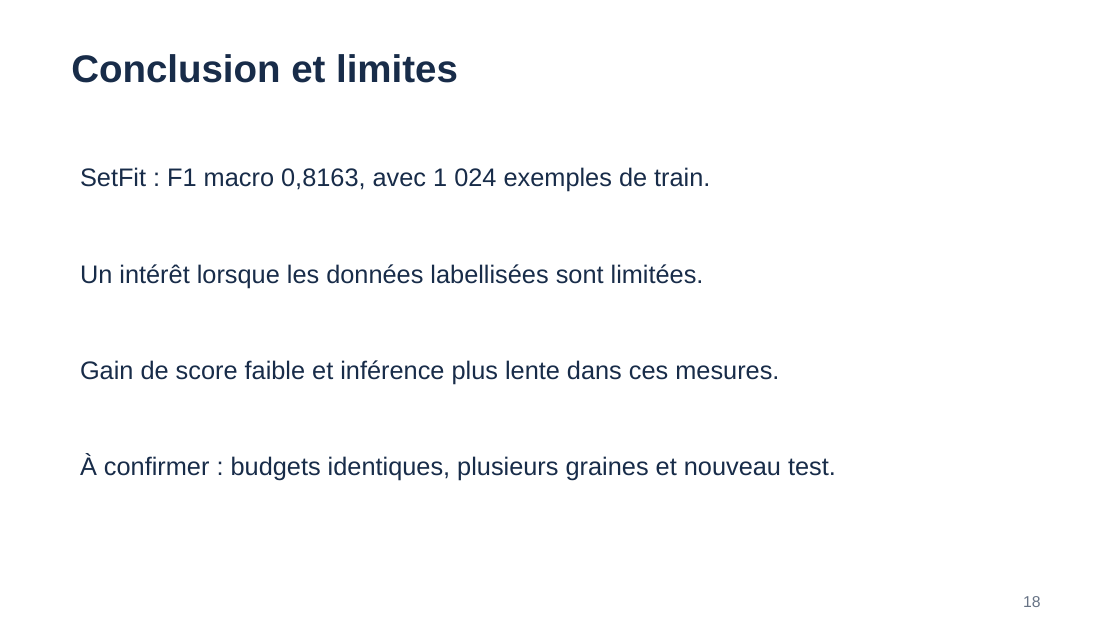
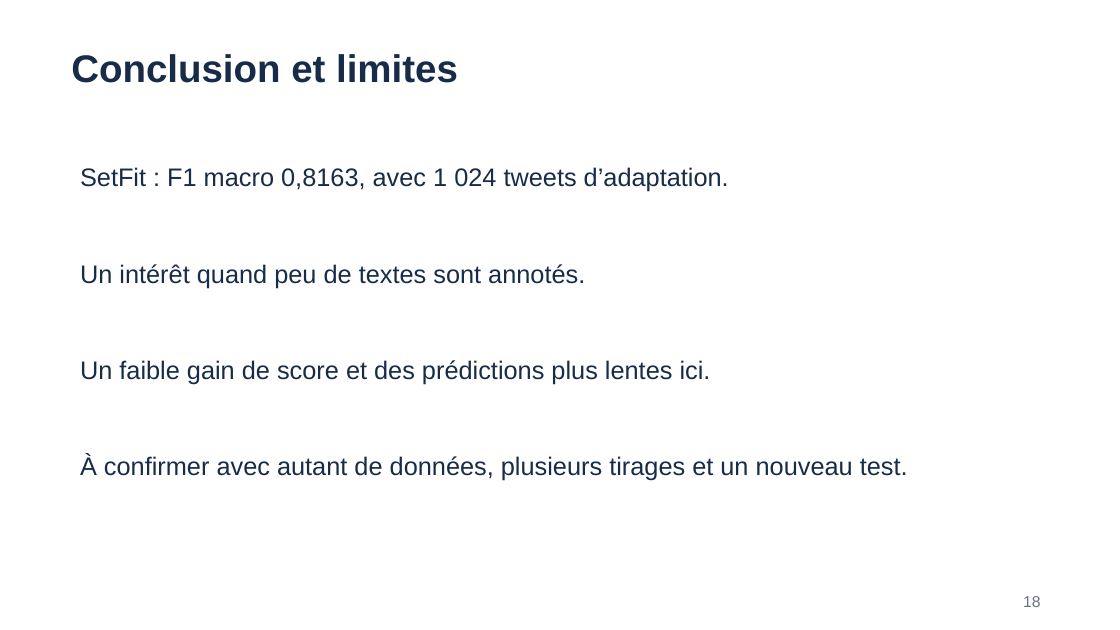
Before and after one commit to CaNaLLx/OpenClassrooms_projet_9, a slide deck: slide 18 of Livrables/CHARDON_Allan_5_presentation_082026.pptx. Drawn at 1120x630 pixels with LibreOffice and Linux fonts; fonts in the diff are those of the drawing. Boxes give left, top, right and bottom in pixels: in the first picture for what was removed or moved away, otherwise in the second. Text is boxed around its words. In the diff, an @@ line names an element or a change of style, - is before the commit and + after.

```diff
--- a/Livrables/CHARDON_Allan_5_presentation_082026.pptx
+++ b/Livrables/CHARDON_Allan_5_presentation_082026.pptx
@@ text at [80,167,729,192]: text changed @@
-SetFit : F1 macro 0,8163, avec 1 024 exemples de train.
+SetFit : F1 macro 0,8163, avec 1 024 tweets d’adaptation.
@@ text at [80,264,585,288]: text changed @@
-Un intérêt lorsque les données labellisées sont limitées.
+Un intérêt quand peu de textes sont annotés.
@@ text at [80,360,711,385]: text changed @@
-Gain de score faible et inférence plus lente dans ces mesures.
+Un faible gain de score et des prédictions plus lentes ici.
@@ text at [80,455,908,481]: text changed @@
-À confirmer : budgets identiques, plusieurs graines et nouveau test.
+À confirmer avec autant de données, plusieurs tirages et un nouveau test.
```
Also in this commit, not shown: 15 other slides changed, 15 other files.
